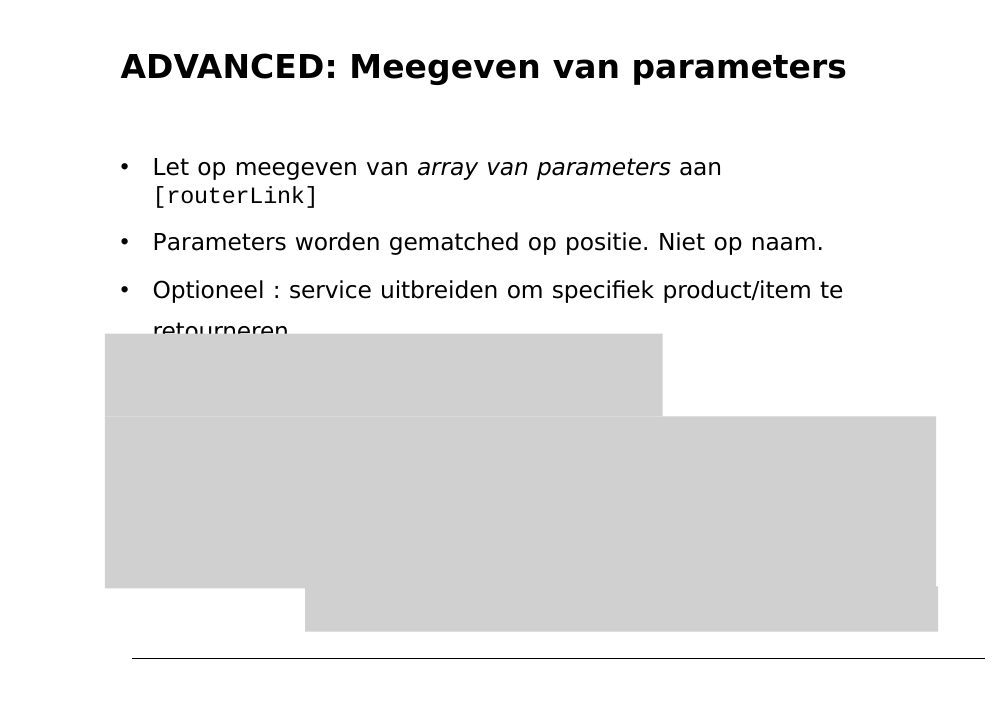
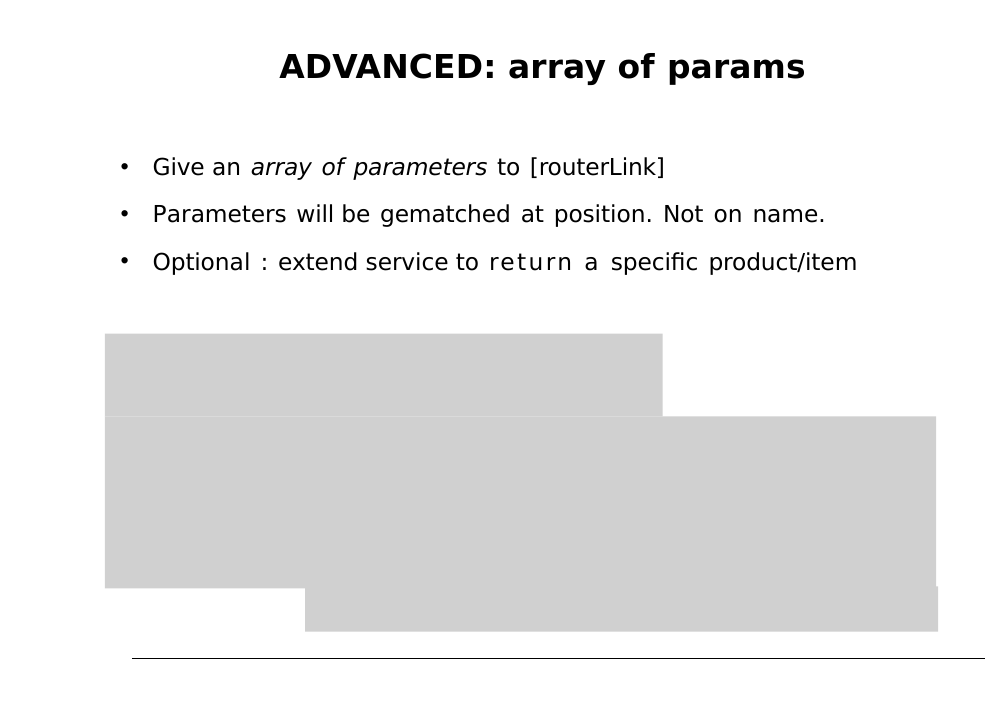
Before and after one commit to petereijgermans11/workshop-angular10, a slide deck: slide 22 of PPT/05- Angular Routing.pptx (slide 21 before the commit). Drawn at 1008x713 pixels with LibreOffice and Linux fonts; fonts in the diff are those of the drawing; grey boxes stand for pictures. Boxes give left, top, right and bottom in pixels: in the first picture for what was removed or moved away, otherwise in the second. Text is boxed around its words. In the diff, an @@ line names an element or a change of style, - is before the commit and + after.

```diff
--- a/PPT/05- Angular Routing.pptx
+++ b/PPT/05- Angular Routing.pptx
@@ title at bbox=[279, 53, 805, 85]: text changed @@
-ADVANCED: Meegeven van parameters
+ADVANCED: array of params
@@ text at bbox=[153, 157, 858, 275]: text changed @@
-• Let op meegeven van array van parameters aan [routerLink]
-• Parameters worden gematched op positie. Niet op naam.
-• Optioneel : service uitbreiden om specifiek product/item te retourneren
+• Give an array of parameters to [routerLink]
+• Parameters will be gematched at position. Not on name.
+• Optional : extend service to return a specific product/item
```
Also in this commit, not shown: 23 other slides changed, 2 slides added, 1 slide removed, 9 other files.
